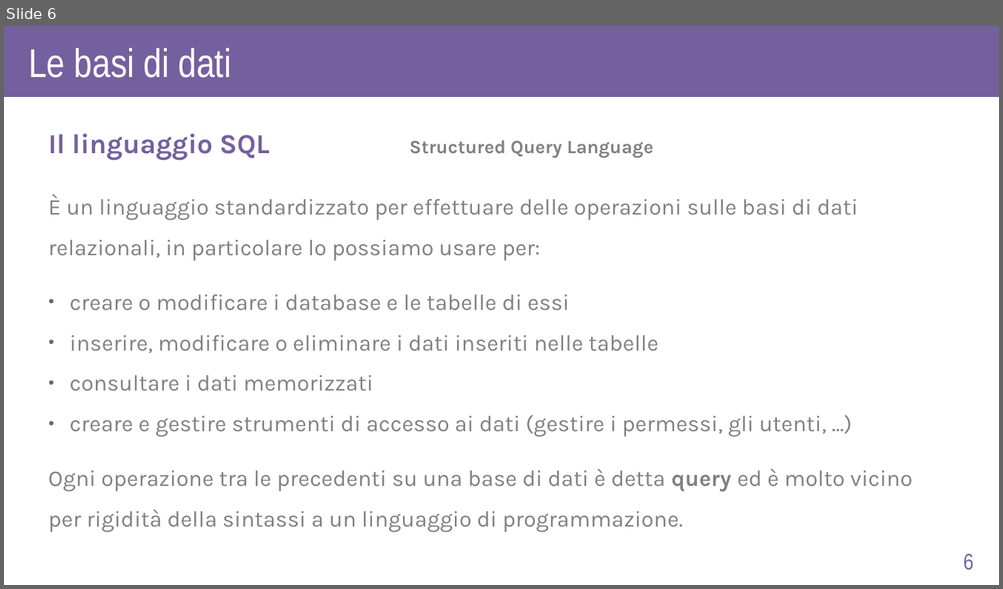
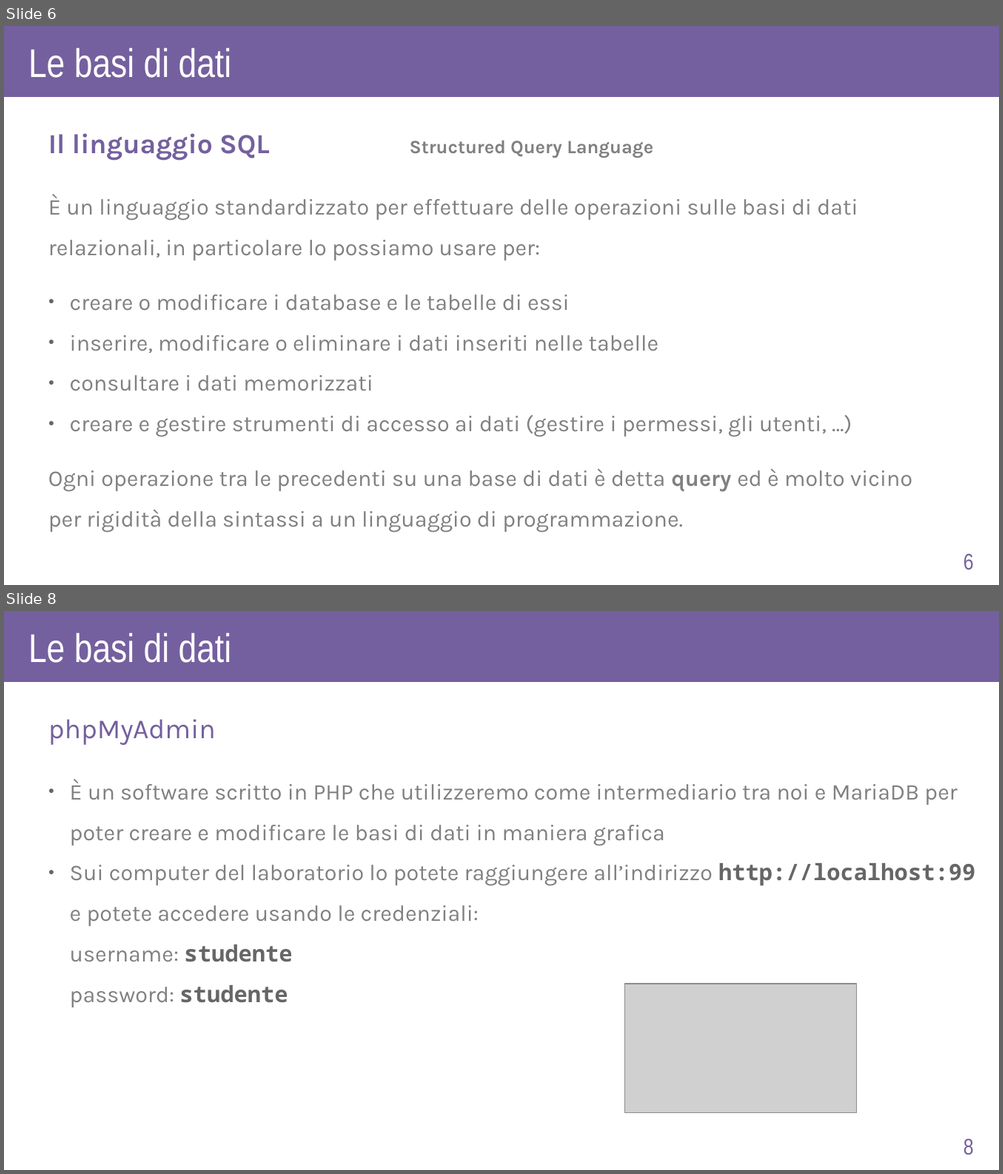
Before and after one commit to AlexF1789/corsoPHP, a slide deck: slide_odp/lez6.odp. Shown one above the other, each under a label of ours: slide 6 before the commit, slides 6 and 8 after it; the slides between them are not shown. The pictures are 1003x589 and 1003x1174 pixels, drawn with LibreOffice and Linux fonts; fonts in the diff are those of the drawing; grey boxes stand for pictures. Boxes give left, top, right and bottom in pixels: in the first picture for what was removed or moved away, otherwise in the second. Text is boxed around its words. In the diff, an @@ line names an element or a change of style, - is before the commit and + after.

```diff
--- a/slide_odp/lez6.odp
+++ b/slide_odp/lez6.odp
@@ slide 8 added at box(4, 611, 999, 1170), background #FFFFFF @@
@@ rectangle added at box(4, 611, 999, 682), fill #74609E @@
@@ text added at box(28, 632, 232, 663), 32 pt, text #FFFFFF @@
+Le basi di dati
@@ text added at box(48, 719, 216, 745), 22 pt, text #74609E @@
+phpMyAdmin
@@ text added at box(70, 780, 975, 1008), 18 pt, text #808080 @@
+● È un software scritto in PHP che utilizzeremo come intermediario tra noi e MariaDB per
+  poter creare e modificare le basi di dati in maniera grafica
+● Sui computer del laboratorio lo potete raggiungere all’indirizzo http://localhost:99
+  e potete accedere usando le credenziali:
+  username: studente
+  password: studente
@@ picture added at box(625, 984, 857, 1113) @@
@@ page number added at box(963, 1139, 973, 1156), 18 pt, text #74609E @@
+8
```
Also in this commit, not shown: 1 slide changed, 12 other slides added, 2 slides removed.
